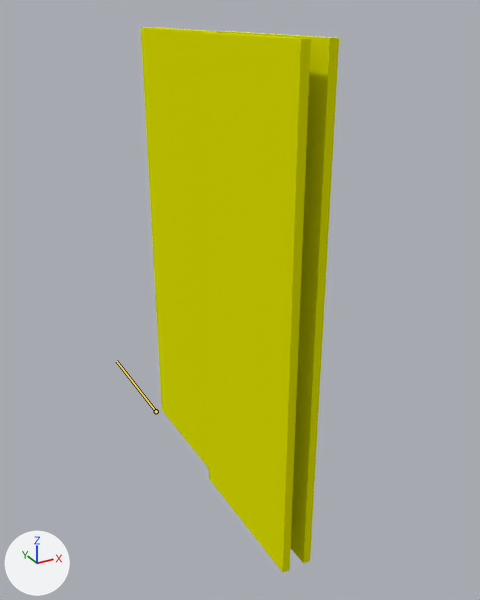
An edit to the Blender file media/SlidingDoor.blend, drawn before and after from the same camera.
Both versions are drawn from a 50 mm lens placed at (-1.68, -4.52, 3.12), pointed at (0.2, -1.1, 1.41). The axes (+X, +Y, +Z) are drawn at lower left. The lights are the same throughout. The bones that bend it are drawn over the model as lines.

The first picture shows 'Inner', 'Outer'.
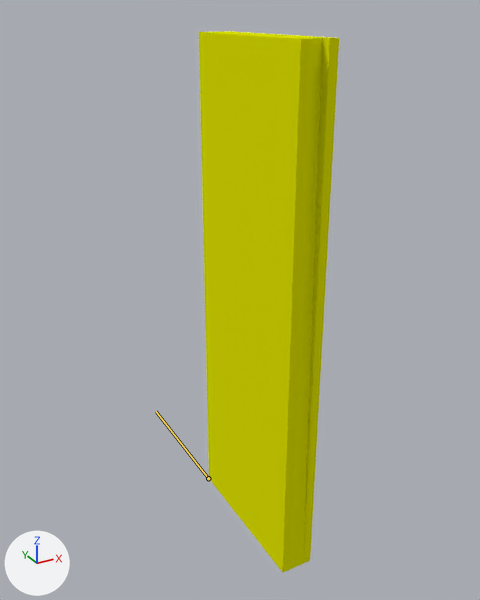
The newer file adds an action. The first version stands in its rest pose; the second is drawn at frame 0 of the action 'close'.

The edits, one by one:
Bone 'Bone.001' (bone_bone_001) moves from (0.0, 0.0, 0.0) to (0.0, -1.0, 0.0).

Pixel boxes [x1, y1, x2, y2] of what changed, in the pictures (480 x 600 px):
'Inner', posed (28% wider, 22% taller): before [141, 27, 223, 468]; after [217, 31, 322, 569]
bone 'Bone.001', root to tip: before (156, 411) to (116, 361); after (208, 478) to (156, 411)
